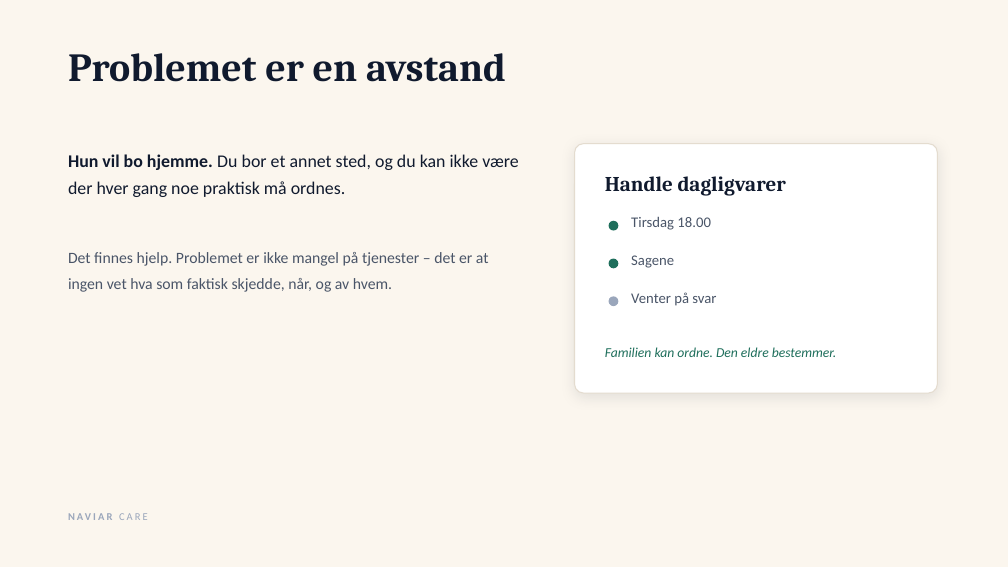
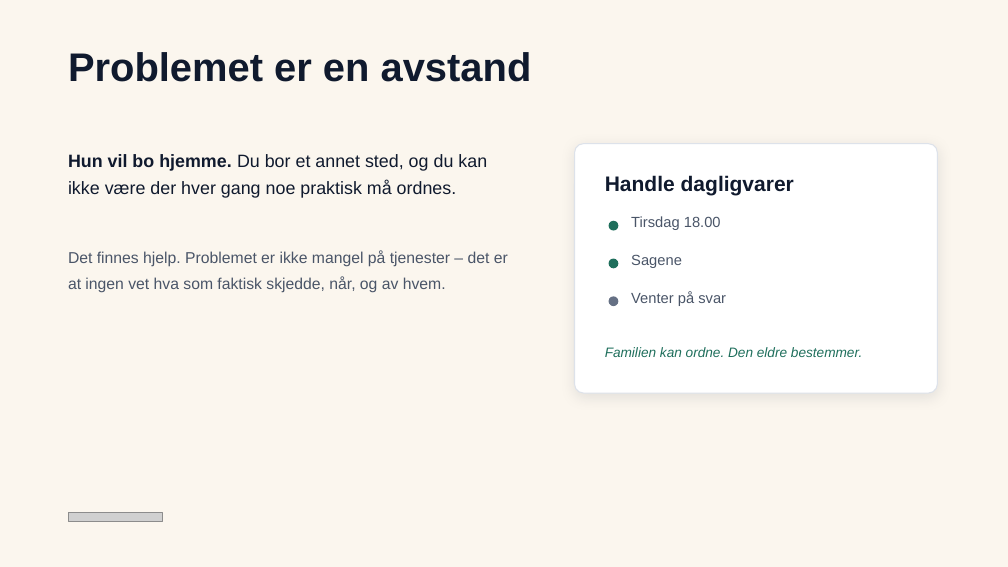
Before and after one commit to andersenbetul-alt/BETA-ART, a slide deck: slide 2 of docs/presentasjon/naviar-konsept.pptx. Drawn at 1008x567 pixels with LibreOffice and Linux fonts; fonts in the diff are those of the drawing; grey boxes stand for pictures. Boxes give left, top, right and bottom in pixels: in the first picture for what was removed or moved away, otherwise in the second. Text is boxed around its words. In the diff, an @@ line names an element or a change of style, - is before the commit and + after.

```diff
--- a/docs/presentasjon/naviar-konsept.pptx
+++ b/docs/presentasjon/naviar-konsept.pptx
@@ text "Problemet er en avstand" at (x1=68, y1=52, x2=532, y2=82): font Cambria to Arial @@
@@ rounded rectangle at (x1=575, y1=144, x2=938, y2=393): outline #E4DCCF 1 pt to #DDE2EA 1 pt @@
@@ text "Handle dagligvarer" at (x1=605, y1=175, x2=794, y2=195): font Cambria to Arial @@
@@ ellipse at (x1=609, y1=296, x2=619, y2=306): fill #9AA6BB to #657084 @@
@@ font Calibri to Arial in 6 elements at (x1=68, y1=154, x2=487, y2=198), (x1=68, y1=251, x2=508, y2=293), (x1=631, y1=216, x2=721, y2=230), (x1=631, y1=255, x2=682, y2=268), (x1=631, y1=291, x2=726, y2=306), (x1=605, y1=347, x2=862, y2=357) @@
@@ text removed at (x1=68, y1=510, x2=295, y2=533) @@
-NAVIAR CARE
@@ picture added at (x1=68, y1=513, x2=163, y2=522) @@
```
Also in this commit, not shown: 9 other slides changed, 5 other files.
